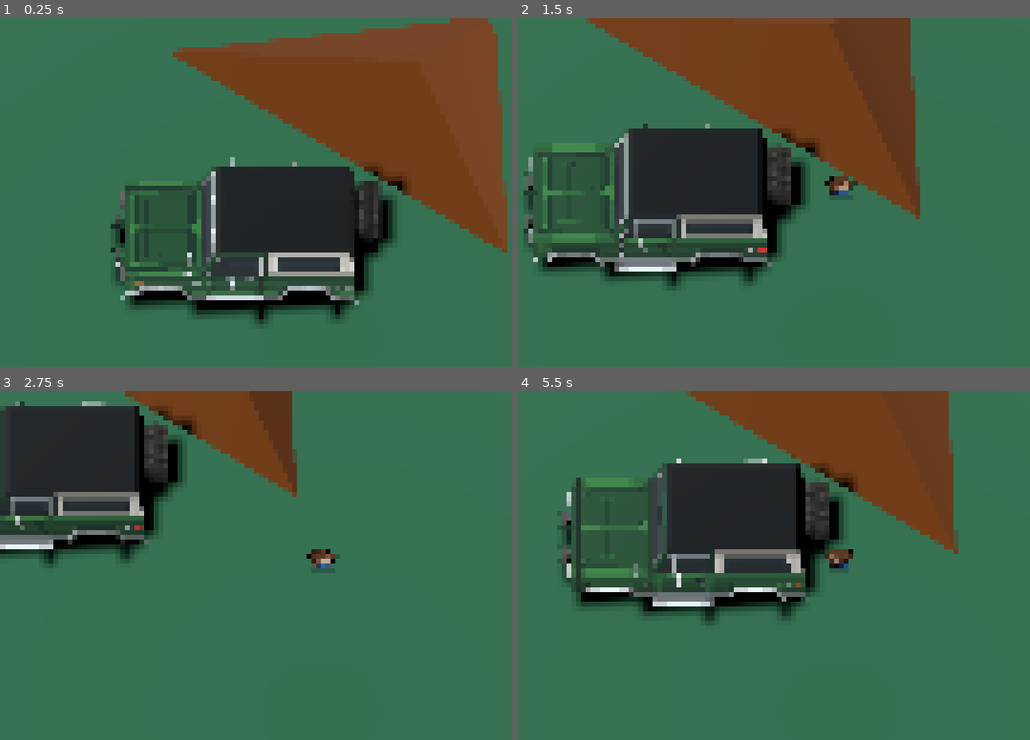
Above: before the commit, frames 1-4 (two rows, left to right).
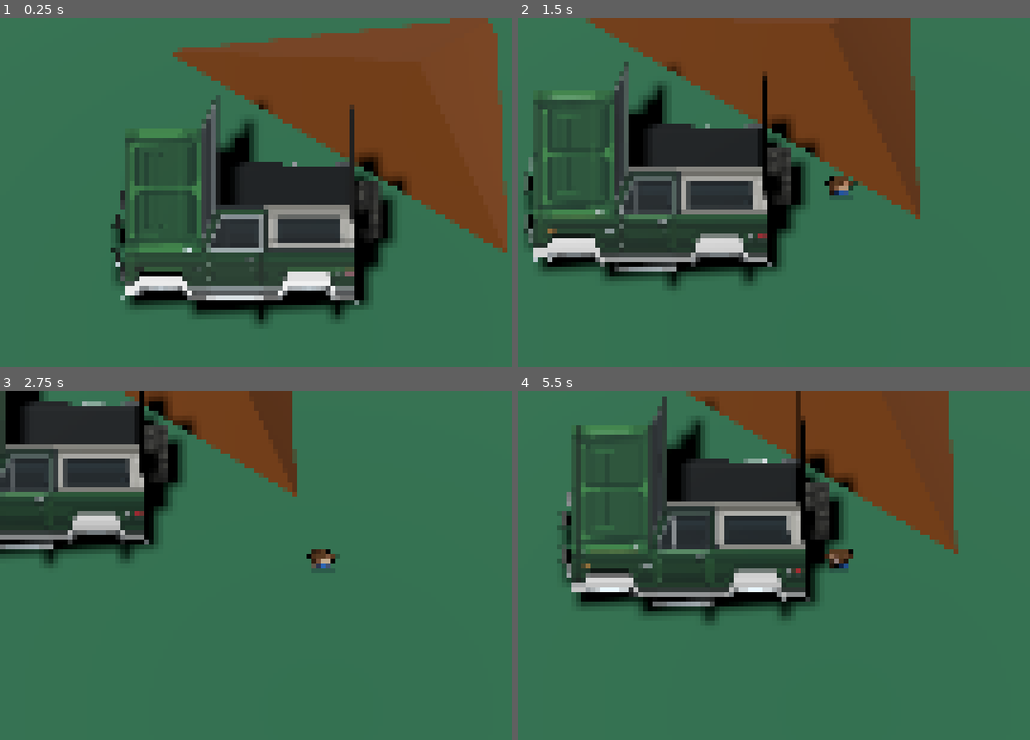
Above: after the commit, the same moments.

Repository: tahsin-s/PIxel-Perfect-3D
Game: Godot game, scene res://movement_test.tscn
Same seed, same stepped clock (60 frames per second), same inputs: the game is played once before the commit and once after it. The engine's default icon, where the game draws it, is replaced by a stand-in: a white triangle on a blue panel in a dark square.
Inputs:
- Up to frame 1 (0.25 s): no input
- Up to frame 2 (1.5 s): tap Enter (ui_accept) at 0.5, 0.77 s; hold Right (ui_right) 0.53-1.28 s; hold Down (ui_down) from 1.28 s (still down)
- Up to frame 3 (2.75 s): tap Enter (ui_accept) at 1.52 s; release Down (ui_down) at 2.03 s; hold Right (ui_right) from 2.03 s (still down)
- Up to frame 4 (5.5 s): release Right (ui_right) at 2.78 s; hold Up (ui_up) 2.78-3.53 s; tap Enter (ui_accept) at 3.02, 3.77, 4.25, 4.52 s; hold Left (ui_left) 3.53-5.03 s; hold Down (ui_down) from 5.03 s (still down)

The runs differ from the first frame. In frame 1, 10% of the frame differs, in the area x 22-75%, y 22-83%; in frame 2, 11%; in frame 3, 5.7%; in frame 4, 11%, in the area x 9-61%, y 0-62%.

Commit message:
Apply scaling shader to material overlay

Diff:
--- a/models/jeep/source/jeep_modified.tscn
+++ b/models/jeep/source/jeep_modified.tscn
@@ -1,6 +1,7 @@
-[gd_scene load_steps=2 format=3 uid="uid://dv7agersx41t6"]
+[gd_scene load_steps=3 format=3 uid="uid://dv7agersx41t6"]
 
 [ext_resource type="PackedScene" uid="uid://gdu2ua28p0lo" path="res://models/jeep/source/model.gltf" id="1_d31gf"]
+[ext_resource type="Material" uid="uid://br1qosntx1osf" path="res://models/jeep/source/jeepscale.tres" id="2_dh48s"]
 
 [node name="blockbench_export" instance=ExtResource("1_d31gf")]
 
@@ -16,5 +17,11 @@
 [node name="roof" parent="Node/root/car/body" index="2"]
 visible = false
 
+[node name="cuboid38" parent="Node/root/car/body/exterior" index="0"]
+material_overlay = ExtResource("2_dh48s")
+
+[node name="cuboid39" parent="Node/root/car/body/exterior" index="1"]
+material_overlay = ExtResource("2_dh48s")
+
 [node name="frame" parent="Node/root/car" index="1"]
 visible = false
--- /dev/null
+++ b/models/jeep/source/jeepscale.tres
@@ -0,0 +1,13 @@
+[gd_resource type="ShaderMaterial" load_steps=4 format=3 uid="uid://br1qosntx1osf"]
+
+[ext_resource type="Shader" path="res://models/jeep/source/scaling.gdshader" id="1_q4hyp"]
+[ext_resource type="Texture2D" uid="uid://bh2sa7j8gvbdu" path="res://models/jeep/source/model_1.png" id="2_3ca4l"]
+
+[sub_resource type="StandardMaterial3D" id="StandardMaterial3D_llw2p"]
+resource_local_to_scene = true
+
+[resource]
+render_priority = 0
+next_pass = SubResource("StandardMaterial3D_llw2p")
+shader = ExtResource("1_q4hyp")
+shader_parameter/uv_texture = ExtResource("2_3ca4l")
--- /dev/null
+++ b/models/jeep/source/scaling.gdshader
@@ -0,0 +1,16 @@
+shader_type spatial;
+
+uniform sampler2D uv_texture: hint_default_black;
+void vertex() {
+	VERTEX.y = VERTEX.y * 2.0;
+	VERTEX.x = VERTEX.x * 1.3;
+}
+
+void fragment() {
+	ALBEDO = texture(uv_texture, UV).rgb;
+}
+
+//void light() {
+	// Called for every pixel for every light affecting the material.
+	// Uncomment to replace the default light processing function with this one.
+//}
